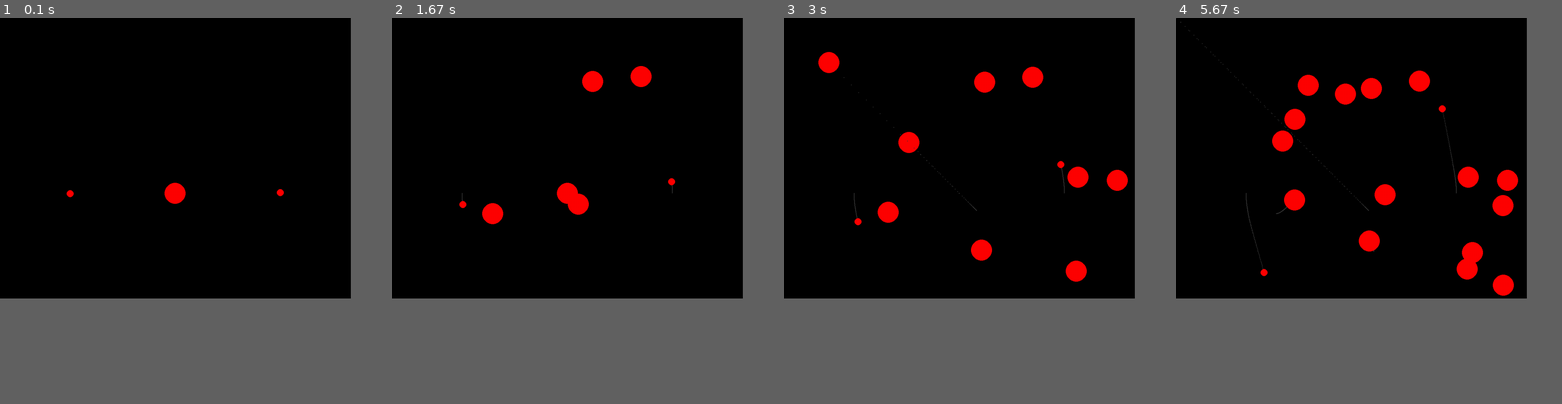
Above: before the commit, frames 1-4 (left to right).
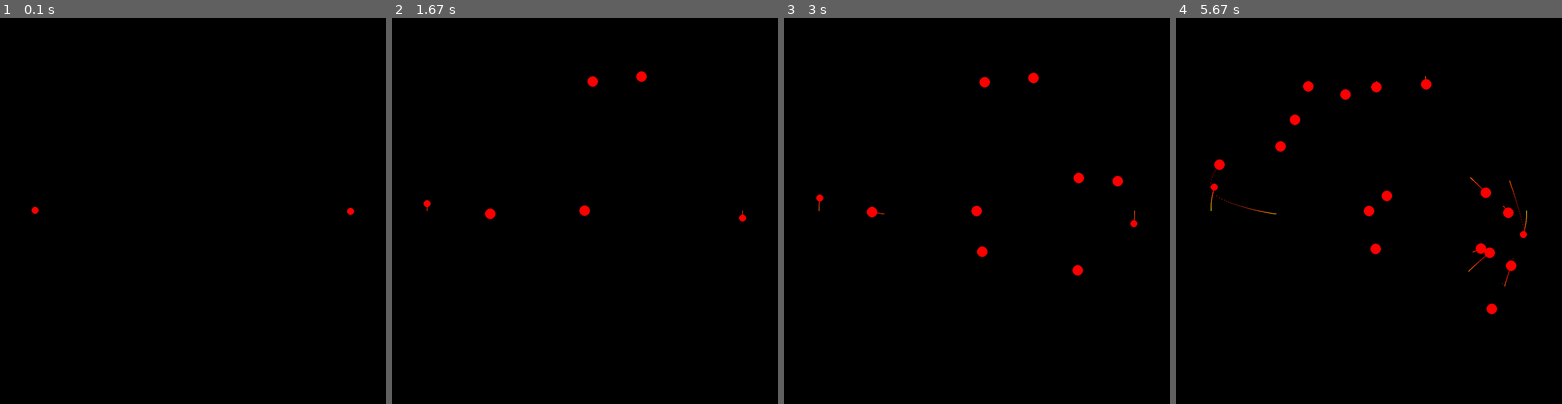
Above: after the commit, the same moments.

Repository: ggrainger34/PygameGravitySimulator
Game: pygame game, started from gravityEngine.py
Two runs of this game, one before a commit and one after it. Both use one fixed random seed, a clock stepped at 60 frames per second and the inputs below.
Inputs (mouse positions are in pixels of both pictures, inside the frame that each line leads up to):
- Up to frame 1 (0.1 s): no input
- Up to frame 2 (1.67 s): click (585, 211) at 0.4 s; click (492, 214) at 0.73 s; click (642, 75) at 1.07 s; click (592, 79) at 1.4 s
- Up to frame 3 (3 s): click (980, 253) at 1.73 s; click (1077, 272) at 2.07 s; click (1077, 176) at 2.4 s; click (1115, 180) at 2.73 s
- Up to frame 4 (5.67 s): click (1504, 284) at 3.07 s; click (1384, 195) at 3.4 s; click (1284, 141) at 3.73 s; click (1473, 253) at 4.07 s; click (1307, 83) at 4.4 s; click (1504, 207) at 4.73 s; click (1295, 118) at 5.07 s; click (1345, 95) at 5.4 s
The window is 818x654 before the commit and 900x900 after it. Grey fills any space a smaller window leaves; there, only what the larger window draws over its background counts as a difference.

The runs differ from the first frame. In frame 1, 0.4% of the frame differs, in the area x 8-92%, y 42-51%; in frame 2, 1.1%; in frame 3, 2.1%; in frame 4, 3.9%, in the area x 0-91%, y 0-77%.

Commit message:
Grav Sim

Diff:
--- a/gravityEngine.py
+++ b/gravityEngine.py
@@ -1,24 +1,23 @@
 """
-This is a short program that allows the user to click to place a celestial body.
-The body will move according to Newton's laws of Gravitation.
+Gravity Simulator - ZiggyDEV
+
+Small program to simulate gravity under Newton's laws of Gravitation using Euler's method
 This was implemented in python with the module pygame.
-The time complexity of this algorithm is O(n^2) and works by cycling through each body and working out the forces affecting it, hence O(n^2)
-The program does not handle a large number of bodies well - further improvements could involve adding a quadtree to approximate the gravitional effects
-which could bring the program to O(nlogn) time
+The time complexity of this algorithm is O(n^2) and works by cycling through each body and working out the forces affecting it
+The program is fairly unoptimised - further improvements could involve adding a quadtree or moving to a faster language
 """
 
-from tkinter import CURRENT
 import pygame
-from random import randint
 from sys import exit
 from math import sqrt
 from time import perf_counter
+from colorsys import hsv_to_rgb
 
 #Screen size constant
-screenSize = ((1000, 800))
+screenSize = ((1100, 1100))
 
 #Define computational constants as well as game constants
-#Gravitational constant can be changed
+#Gravitational constant is arbitrary
 gravitationalConstant = 20
 eulerTimeStep = 0.01
 
@@ -27,9 +26,7 @@
 
 #Define class body
 class Body:
-    def __init__(self, posX, posY, velX, velY, mass, bodyRadius, image):
-        #Load the sprite image
-        bodyImage = pygame.image.load(image)
+    def __init__(self, posX, posY, velX, velY, mass, bodyDiameter):
         #Define mass, x and y postions and x and y velocities
         #Velocities will be used to update the position of the body
         self.posX = posX
@@ -37,27 +34,28 @@
         self.velX = velX
         self.velY = velY
         self.mass = mass
-        self.bodyRadius = bodyRadius
+        self.bodyDiameter = bodyDiameter
+        self.bodyRadius = bodyDiameter / 2
 
         #The list of previousLocations is used to render the trail of the body
         self.previousLocations = []
-        #Scale the body according to the given size of the body
-        self.bodyImage = pygame.transform.scale(bodyImage, (self.bodyRadius, self.bodyRadius))
         #Add the new body to the body list - this is used in calculations
         bodyList.append(self)
 
     def update(self):
-        #Loop through all bodies in the list and calculate how their masses impact the movement of the body
+        resultantForceX = 0
+        resultantForceY = 0
+
+        #Loop through all bodies in the list and calculate how
+        #their masses impact the movement of the body
         for otherBody in bodyList:
-            resultantForceX = 0
-            resultantForceY = 0
-
             singleForceX = 0
             singleForceY = 0
 
             #The if statement stops bodies from being attracted to themselves
-            #If the bodies positions are the same do not count gravitational attraction. As this stops bodies from being attracted to themselves
-            if not (otherBody.posY == self.posY and otherBody.posX == self.posX):
+            #If the bodies positions are the same do not count gravitational attraction.
+            #This stops bodies from being attracted to themselves
+            if otherBody != self:
                 #The distance between the bodies squared
                 rSquared = ((otherBody.posX - self.posX) ** 2) + ((otherBody.posY - self.posY) ** 2)
 
@@ -75,28 +73,42 @@
             resultantForceX += singleForceX
             resultantForceY += singleForceY
 
-            #As F=m_1a and F=G*m_1*m_2 / r^2. We can cut m_1 from the equation. Hence F=a
-            accelerationX = resultantForceX
-            accelerationY = resultantForceY
+        #As F=m_1a and F=G*m_1*m_2 / r^2. We can cut m_1 from the equation. Hence F=a
+        accelerationX = resultantForceX
+        accelerationY = resultantForceY
 
-            #Update position and velocity after calculating acceleration
-            self.updateVelocity(accelerationX, accelerationY)
-            self.updatePosition()
+        #Update position and velocity after calculating acceleration
+        self.updateVelocity(accelerationX, accelerationY)
+        self.updatePosition()
 
         #Update the screen
         self.renderTrail()
         self.renderBody()
 
         #Add previous locations, this is used for creating a trail
-        self.previousLocations.append((self.posX, self.posY))
+        self.previousLocations.append([self.posX, self.posY, perf_counter()])
 
     #This code displays where the body has been in all past positions
     def renderTrail(self):
         for location in self.previousLocations:
-            pygame.draw.circle(screen, (55,55,55), location, 1)
+            timeSinceCreation = currentTime - location[2]
+
+            #Changes colours as time continues. This is by changing the saturation
+            #in the HSV colour space and converting back to RGB
+            if timeSinceCreation < 20:
+                rgb = hsv_to_rgb(timeSinceCreation/ 36, 1.0, 1.0)
+                rgb = tuple([i * 255 for i in rgb])
+                pygame.draw.circle(screen, rgb, (location[0], location[1]), 1)
+
+            #Change the values in HSV colour space to make the trail fade to black
+            elif 20 < timeSinceCreation and timeSinceCreation < 35:
+                decayedValue = float(1 - ((timeSinceCreation - 20) / 35))
+                rgb = hsv_to_rgb(20/36, 1.0, decayedValue)
+                rgb = tuple([i * 255 for i in rgb])
+                pygame.draw.circle(screen, rgb, (location[0], location[1]), 1)
 
     def renderBody(self):
-        pygame.draw.circle(screen, (255,0,0), (self.posX, self.posY), self.bodyRadius)
+        pygame.draw.circle(screen, (255, 0, 0), (self.posX, self.posY), self.bodyRadius)
 
     def updateVelocity(self, accelerationX, accelerationY):
         self.velX += accelerationX * eulerTimeStep
@@ -106,14 +118,15 @@
         self.posX += self.velX * eulerTimeStep
         self.posY += self.velY * eulerTimeStep
 
+#This was for testing but can now be cut
 def makeNewBody():
     mousePos = pygame.mouse.get_pos()
-    Body(mousePos[0], mousePos[1], 0, 0, 400, 30, 'Object.png')
+    Body(mousePos[0], mousePos[1], 0, 0, 400, 30)
 
 #Initialise the pygame screen and set dimensions, clock speed and title of application
 pygame.init()
 screen = pygame.display.set_mode(screenSize)
-pygame.display.set_caption('n-body Simulation')
+pygame.display.set_caption('N-Body Simulation')
 clock = pygame.time.Clock()
 
 mouseDownLastFrame = False
@@ -121,9 +134,8 @@
 prevCounter = perf_counter()
 currentTime = perf_counter()
 
-Body(500, 500, 0, 0, 30000, 30, 'Object.png')
-Body(200, 500, 0, 20, 10, 10, 'Object.png')
-Body(800, 500, 0, -20, 10, 10, 'Object.png')
+Body(100, 550, 0, -60, 600000, 20)
+Body(1000, 550, 0, 60, 600000, 20)
 
 #Keep running the simulation until the user decides to quit
 while True:
Binary file removed: Object.png
Not shown, changed: README.md
Empty file removed: typing.py
Not shown, removed: .gitattributes
Not shown, removed: .gitignore
Not shown, removed: Gravity.pyproj
